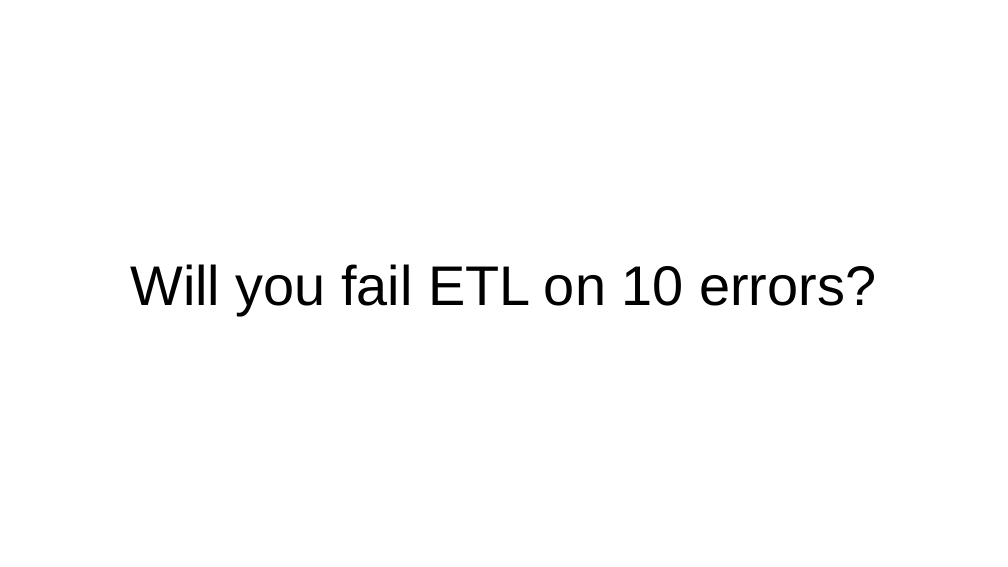
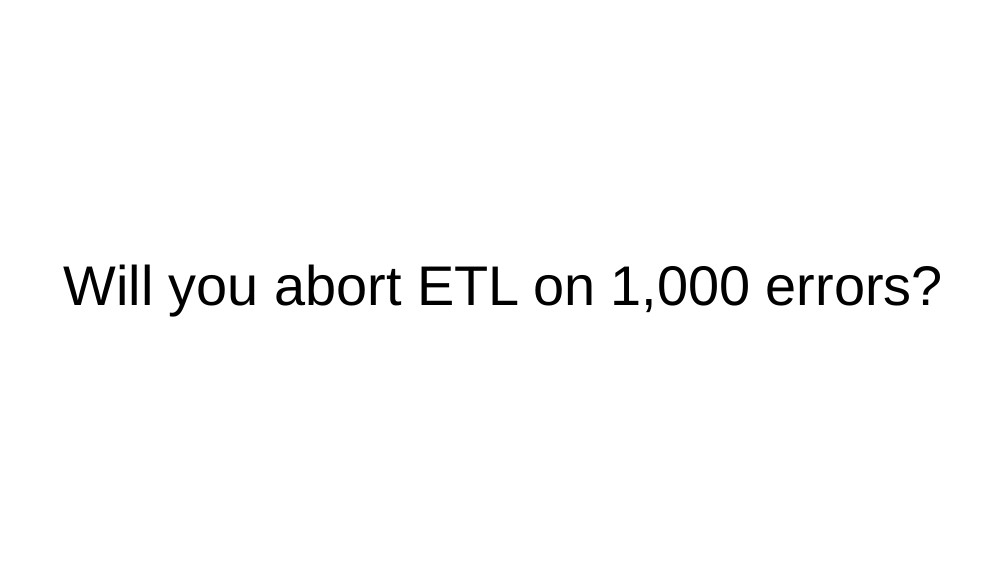
Before and after one commit to tebeka/talks, a slide deck: slide 38 of data-management/data-management.odp (slide 37 before the commit). Drawn at 1008x567 pixels with LibreOffice and Linux fonts; fonts in the diff are those of the drawing. Boxes give left, top, right and bottom in pixels: in the first picture for what was removed or moved away, otherwise in the second. Text is boxed around its words. In the diff, an @@ line names an element or a change of style, - is before the commit and + after.

```diff
--- a/data-management/data-management.odp
+++ b/data-management/data-management.odp
@@ title at box(64, 264, 943, 315): text changed @@
-Will you fail ETL on 10 errors?
+Will you abort ETL on 1,000 errors?
```
Also in this commit, not shown: 8 other slides changed, 1 slide added.
